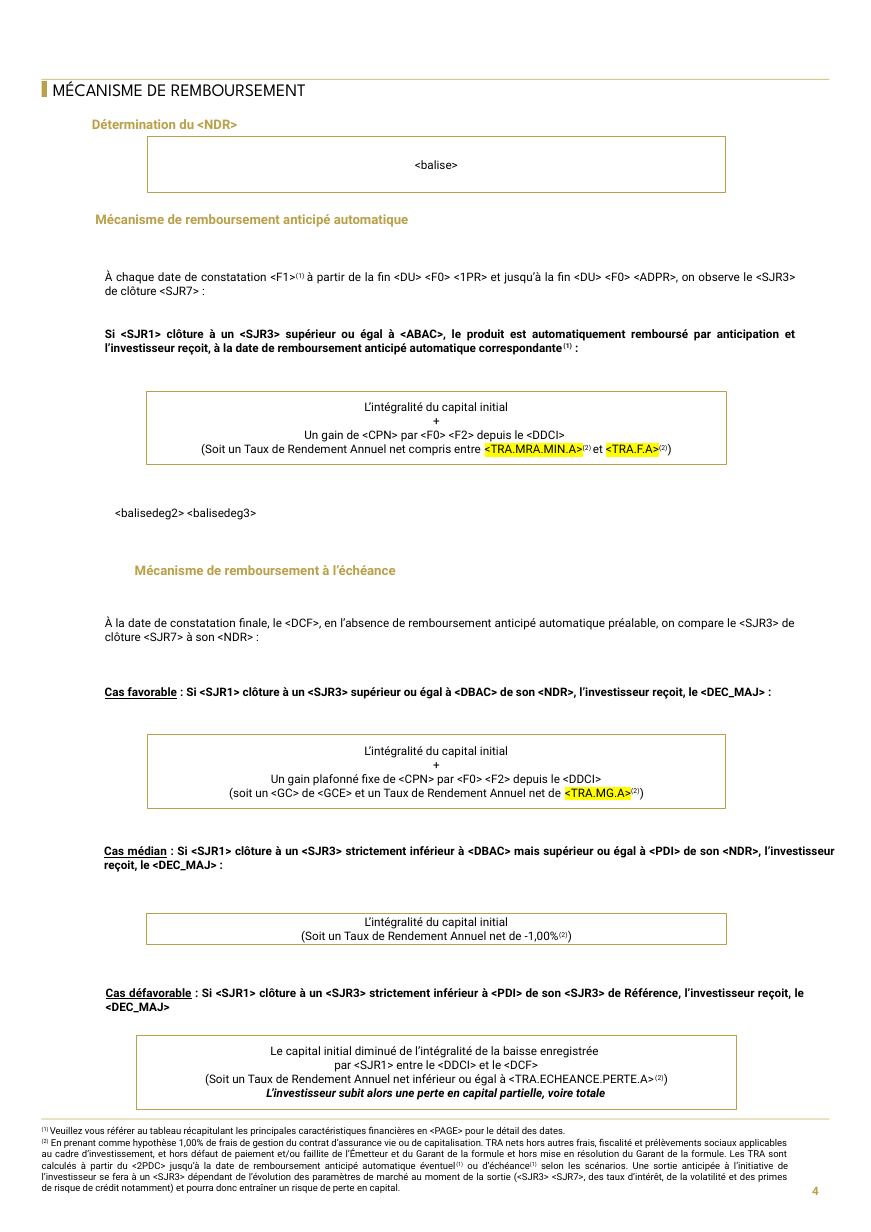
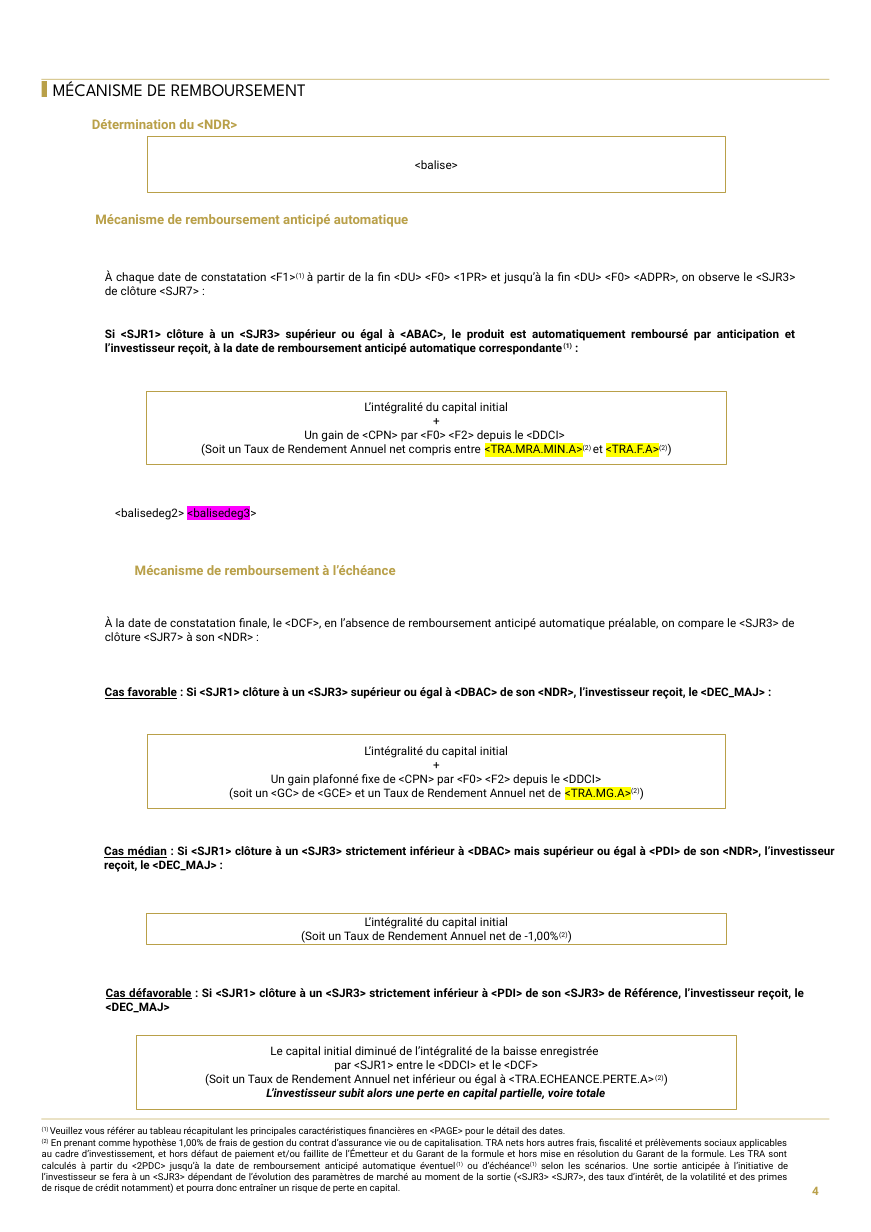
Before and after one commit to guillaumejacquin/equitim-project2, a slide deck: slide 4 of Templates/morgan.pptx. Drawn at 871x1232 pixels with LibreOffice and Linux fonts; fonts in the diff are those of the drawing; background and template pictures are left out. Boxes give left, top, right and bottom in pixels: in the first picture for what was removed or moved away, otherwise in the second. Text is boxed around its words. In the diff, an @@ line names an element or a change of style, - is before the commit and + after.

```diff
--- a/Templates/morgan.pptx
+++ b/Templates/morgan.pptx
@@ text "<balisedeg2> <balisedeg3>" at (115,506,256,520): highlight none to #FF00FF in "<balisedeg3>" @@
```
Also in this commit, not shown: 5 other slides changed, 22 other files.
